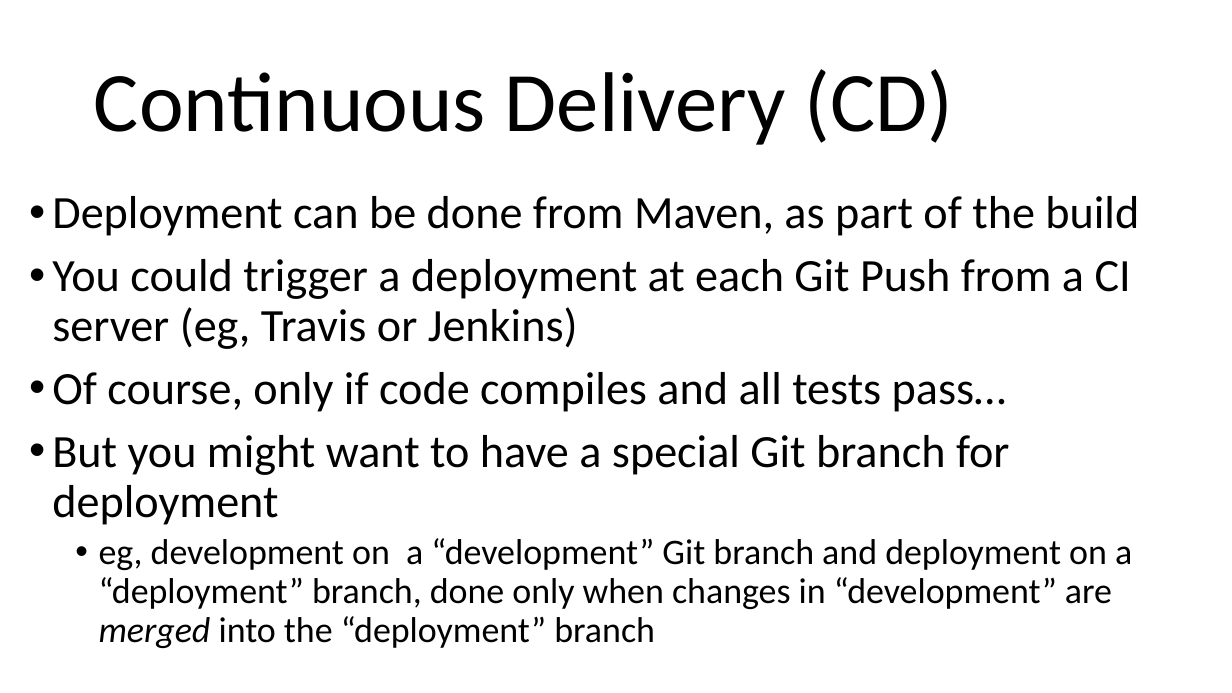
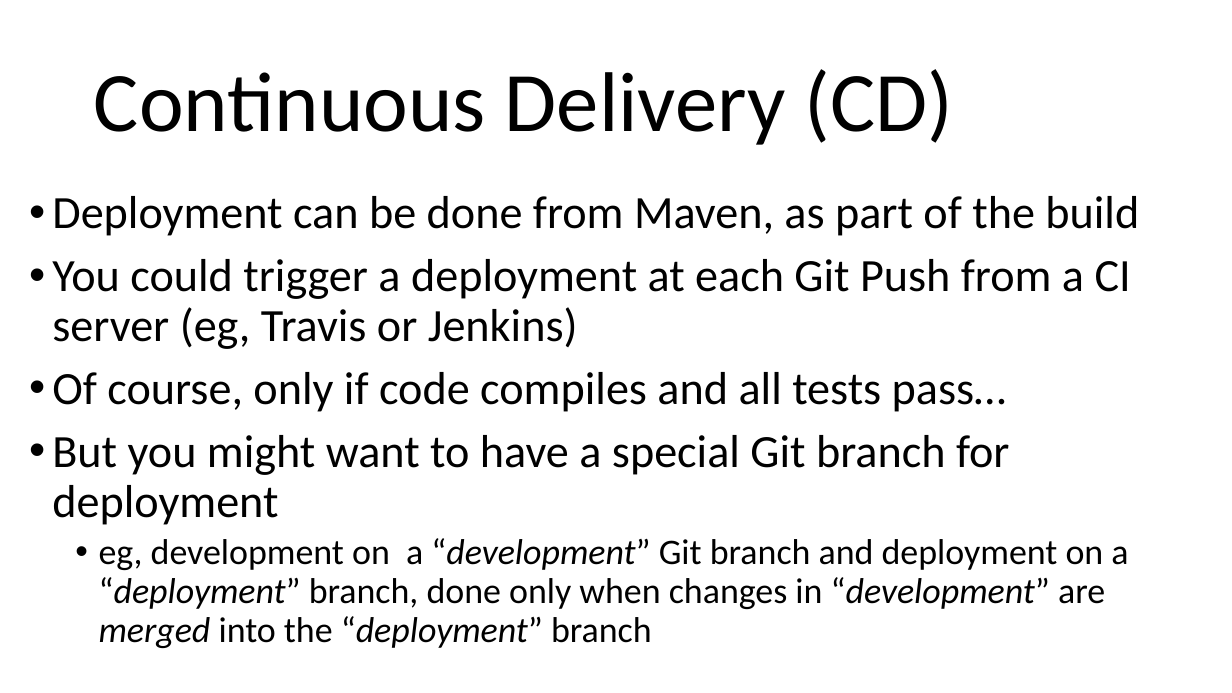
Before and after one commit to arcuri82/testing_security_development_enterprise_systems, a slide deck: slide 22 of doc/intro/slides/lesson_11_ci.pptx. Drawn at 1232x693 pixels with LibreOffice and Linux fonts; fonts in the diff are those of the drawing. Boxes give left, top, right and bottom in pixels: in the first picture for what was removed or moved away, otherwise in the second. Text is boxed around its words. In the diff, an @@ line names an element or a change of style, - is before the commit and + after.

```diff
--- a/doc/intro/slides/lesson_11_ci.pptx
+++ b/doc/intro/slides/lesson_11_ci.pptx
@@ text at <box>99,538,1128,648</box>: italic on in "“development” “deployment” “development” “deployment”" @@
```
Also in this commit, not shown: 1 other slide changed, 5 other files.
